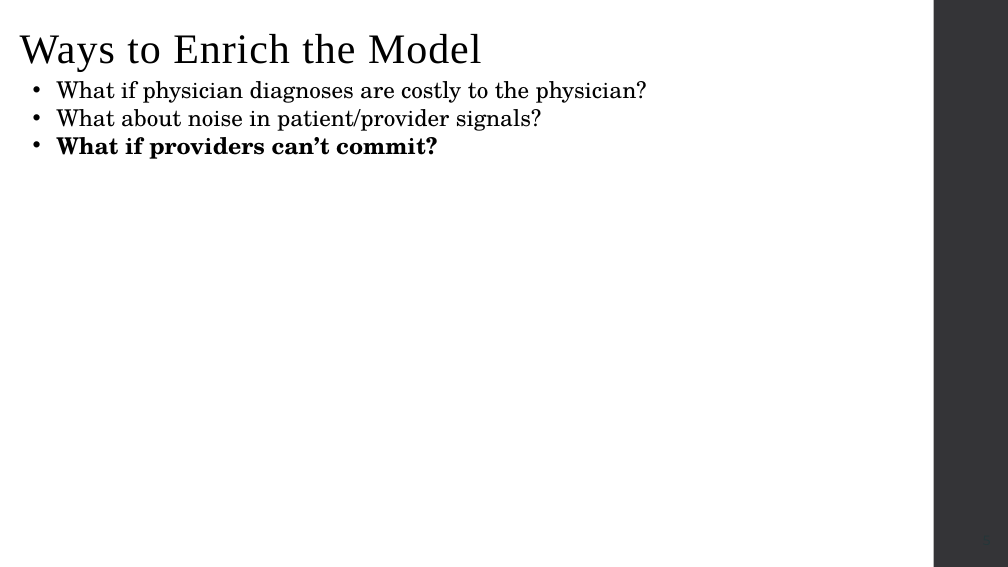
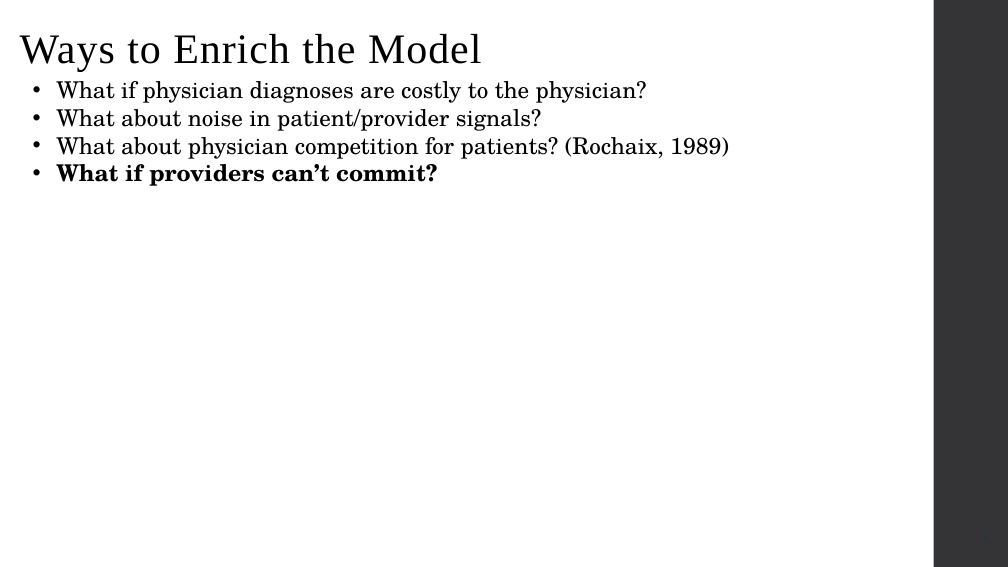
Before and after one commit to alex-hoagland/HAD6750H, a slide deck: slide 21 of Lecture05_PatientPhysicianInteractions/L5Slides_PhysicianPatientInteractions_2023W.pptx. Drawn at 1008x567 pixels with LibreOffice and Linux fonts; fonts in the diff are those of the drawing. Boxes give left, top, right and bottom in pixels: in the first picture for what was removed or moved away, otherwise in the second. Text is boxed around its words. In the diff, an @@ line names an element or a change of style, - is before the commit and + after.

```diff
--- a/Lecture05_PatientPhysicianInteractions/L5Slides_PhysicianPatientInteractions_2023W.pptx
+++ b/Lecture05_PatientPhysicianInteractions/L5Slides_PhysicianPatientInteractions_2023W.pptx
@@ text at [56,137,729,159]: paragraph added @@
+• What about physician competition for patients? (Rochaix, 1989)
```
Also in this commit, not shown: 6 other slides changed, 1 slide added.
